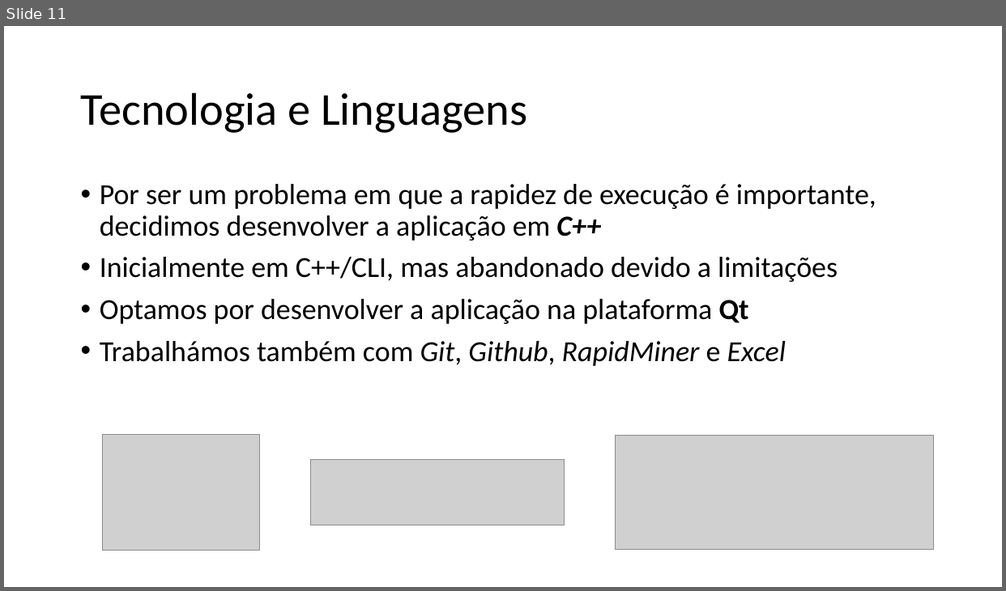
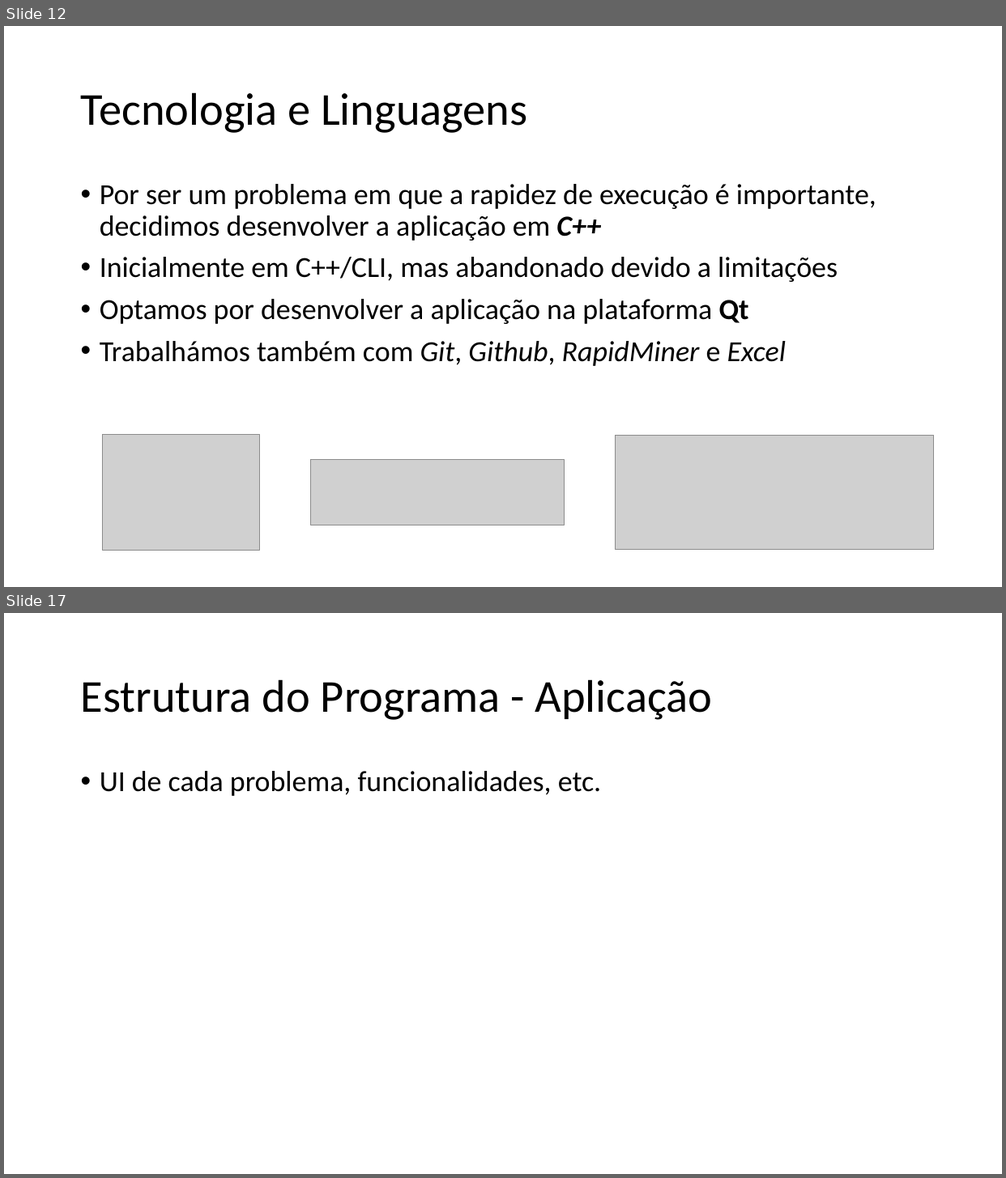
Before and after one commit to xQsme/RLP_Qt, a slide deck: powerpoint_defesa.pptx. Shown one above the other, each under a label of ours: slide 11 before the commit, slides 12 and 17 after it; the slides between them are not shown. The pictures are 1006x591 and 1006x1178 pixels, drawn with LibreOffice and Linux fonts; fonts in the diff are those of the drawing; grey boxes stand for pictures. Boxes give left, top, right and bottom in pixels: in the first picture for what was removed or moved away, otherwise in the second. Text is boxed around its words. In the diff, an @@ line names an element or a change of style, - is before the commit and + after.

```diff
--- a/powerpoint_defesa.pptx
+++ b/powerpoint_defesa.pptx
@@ slide 17 added at bbox=[4, 613, 1002, 1174], background #FFFFFF @@
@@ title added at bbox=[81, 679, 713, 720], 44 pt, text #000000 @@
+Estrutura do Programa - Aplicação
@@ text added at bbox=[100, 771, 601, 796], 28 pt, text #000000 @@
+• UI de cada problema, funcionalidades, etc.
@@ what was slide 11 is now slide 12 @@
```
Also in this commit, not shown: 1 slide changed, 4 other slides added.
